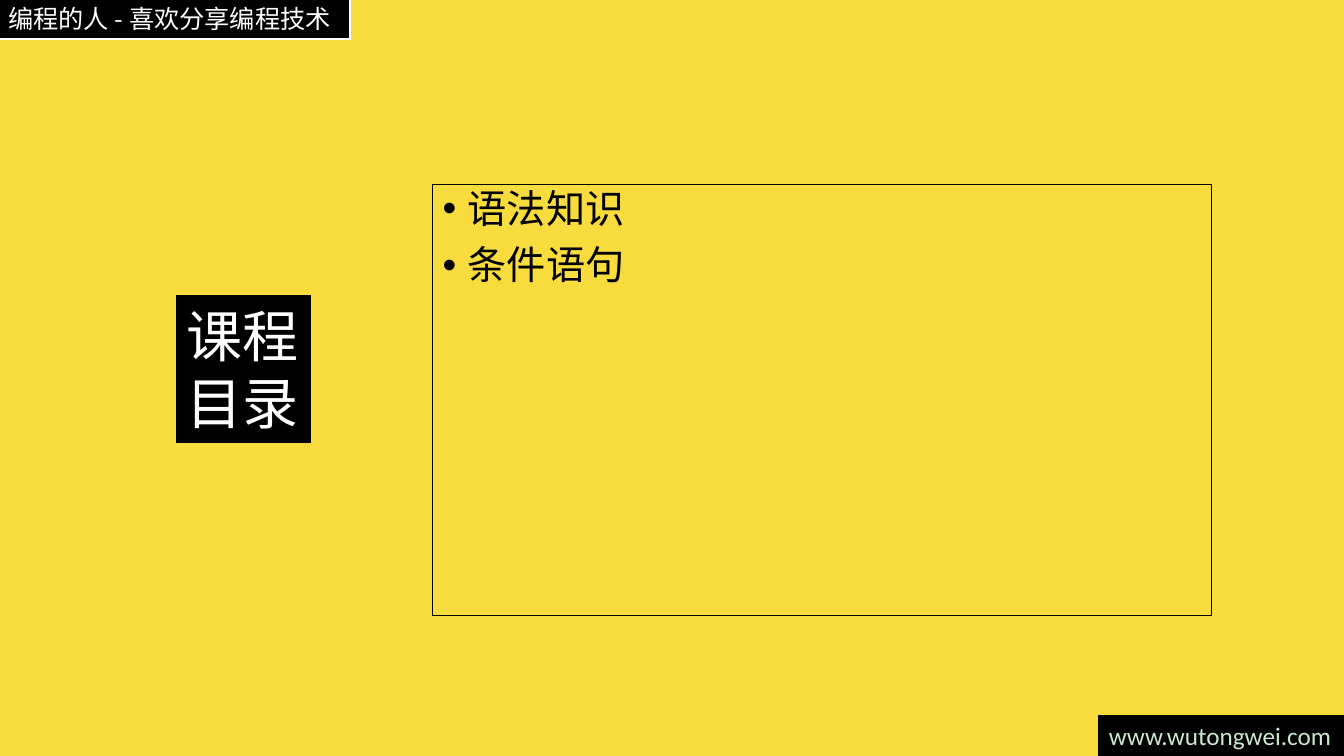
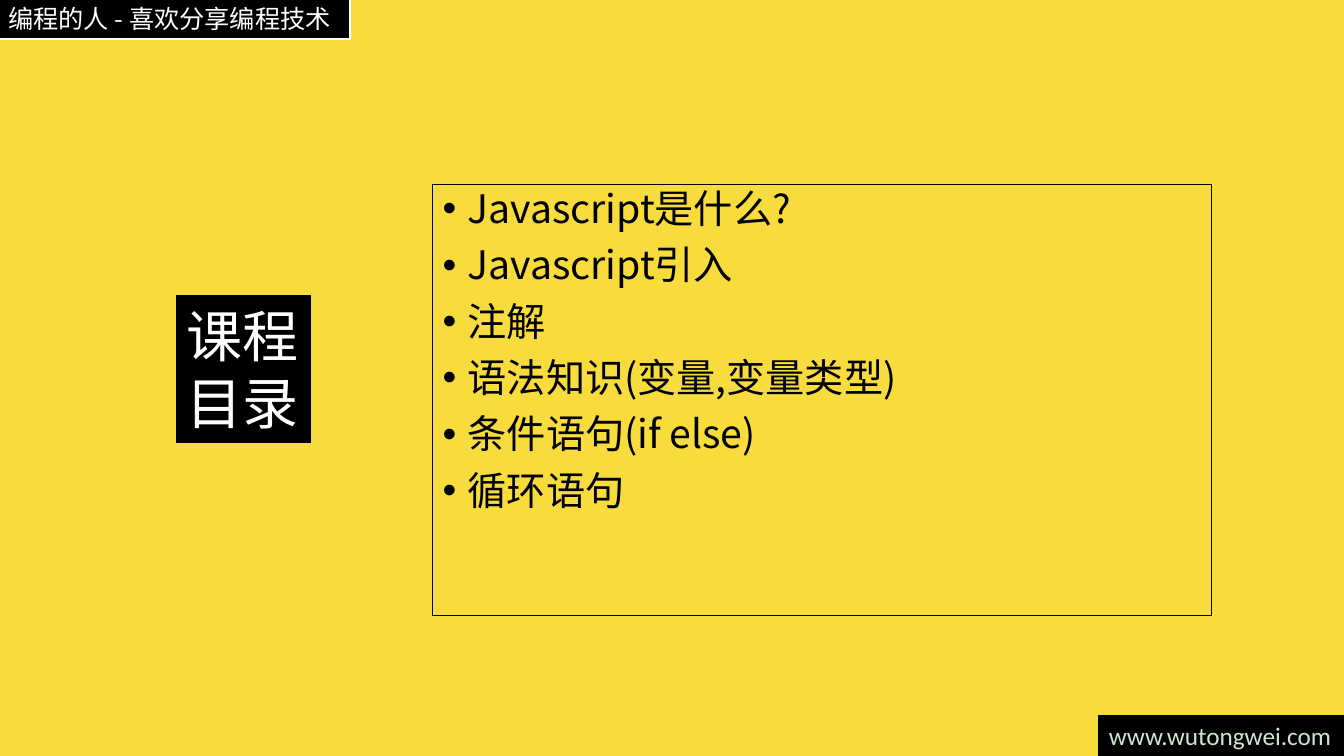
Before and after one commit to willculture/training, a slide deck: slide 2 of ppt/front-end/Javascript.pptx. Drawn at 1344x756 pixels with LibreOffice and Linux fonts; fonts in the diff are those of the drawing. Boxes give left, top, right and bottom in pixels: in the first picture for what was removed or moved away, otherwise in the second. Text is boxed around its words. In the diff, an @@ line names an element or a change of style, - is before the commit and + after.

```diff
--- a/ppt/front-end/Javascript.pptx
+++ b/ppt/front-end/Javascript.pptx
@@ text at (468,184,897,509): text changed @@
-• 语法知识
-• 条件语句
+• Javascript是什么?
+• Javascript引入
+• 注解
+• 语法知识(变量,变量类型)
+• 条件语句(if else)
+• 循环语句
```
Also in this commit, not shown: 11 slides added, 1 slide removed.
